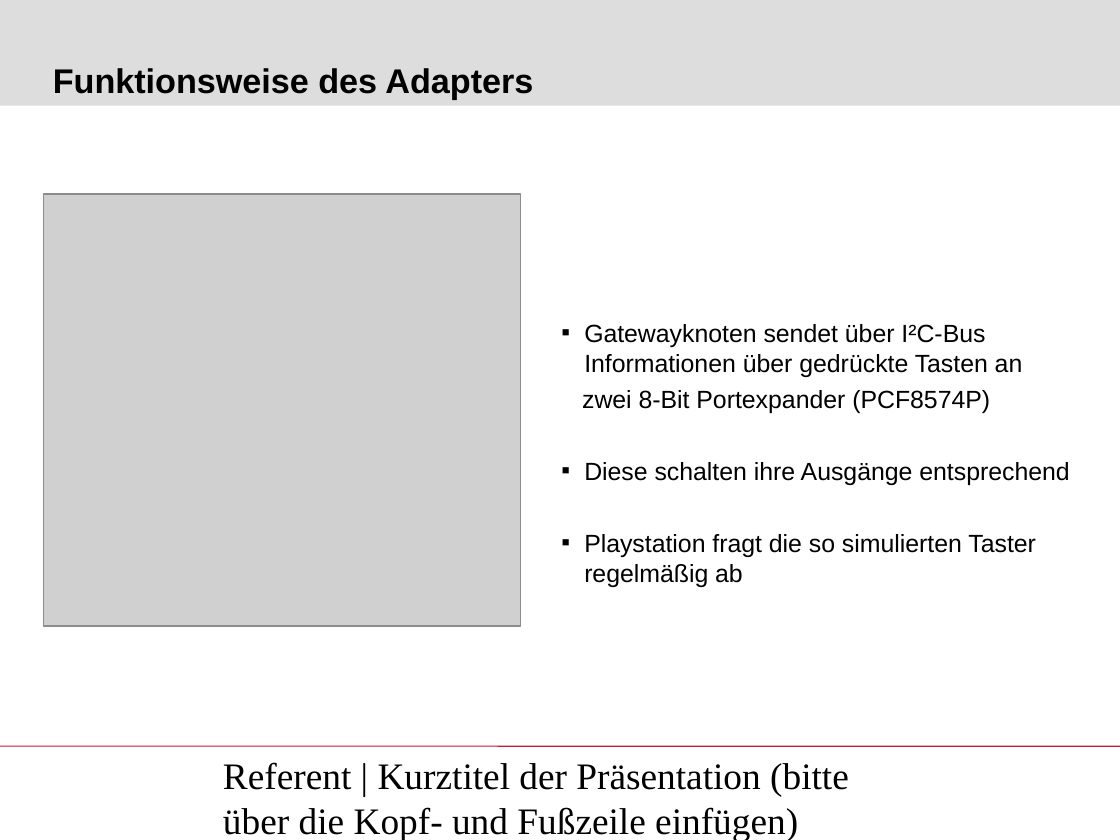
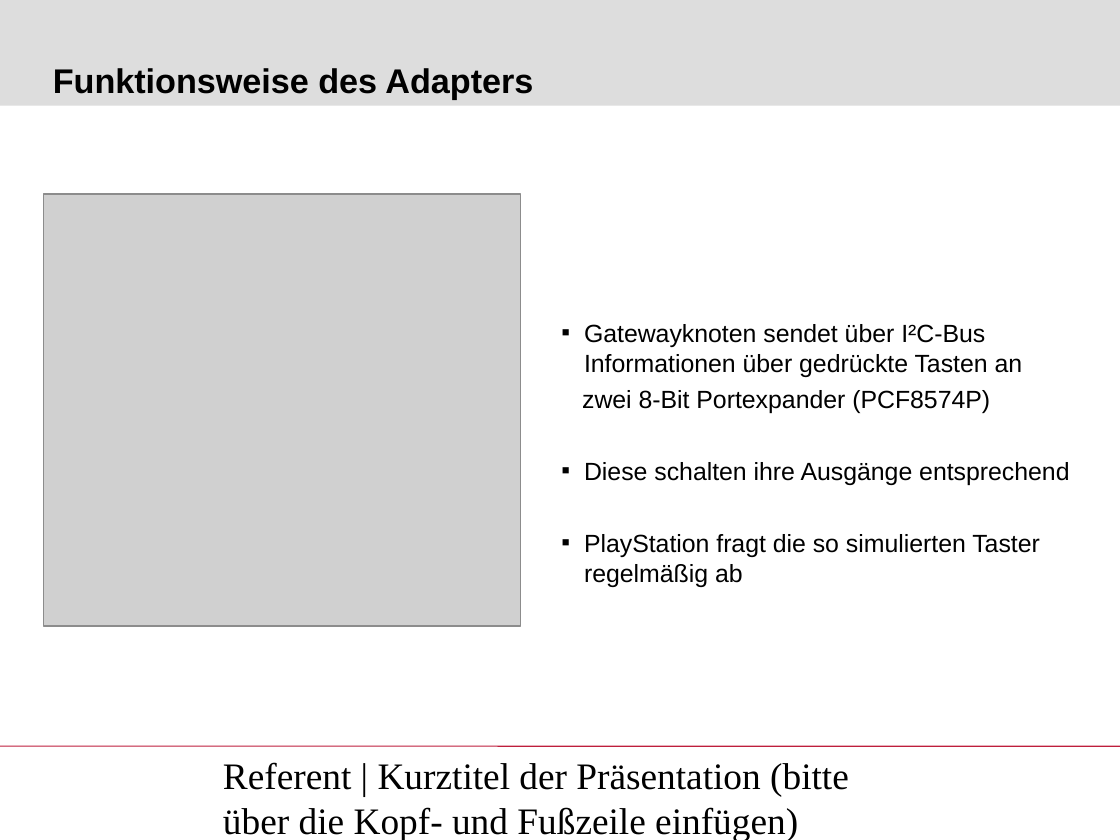
Before and after one commit to awillecke/inga-ps-control, a slide deck: slide 5 of Zwischenpraesentation/abschlusspraesi.ppt. Drawn at 1120x840 pixels with LibreOffice and Linux fonts; fonts in the diff are those of the drawing; grey boxes stand for pictures; background and template pictures are left out. Boxes give left, top, right and bottom in pixels: in the first picture for what was removed or moved away, otherwise in the second. Text is boxed around its words. In the diff, an @@ line names an element or a change of style, - is before the commit and + after.

```diff
--- a/Zwischenpraesentation/abschlusspraesi.ppt
+++ b/Zwischenpraesentation/abschlusspraesi.ppt
@@ text at [584, 534, 1040, 587]: text changed @@
-  ▪ Playstation fragt die so simulierten Taster regelmäßig ab
+  ▪ PlayStation fragt die so simulierten Taster regelmäßig ab
```
Also in this commit, not shown: 4 other slides changed, 37 other files.
